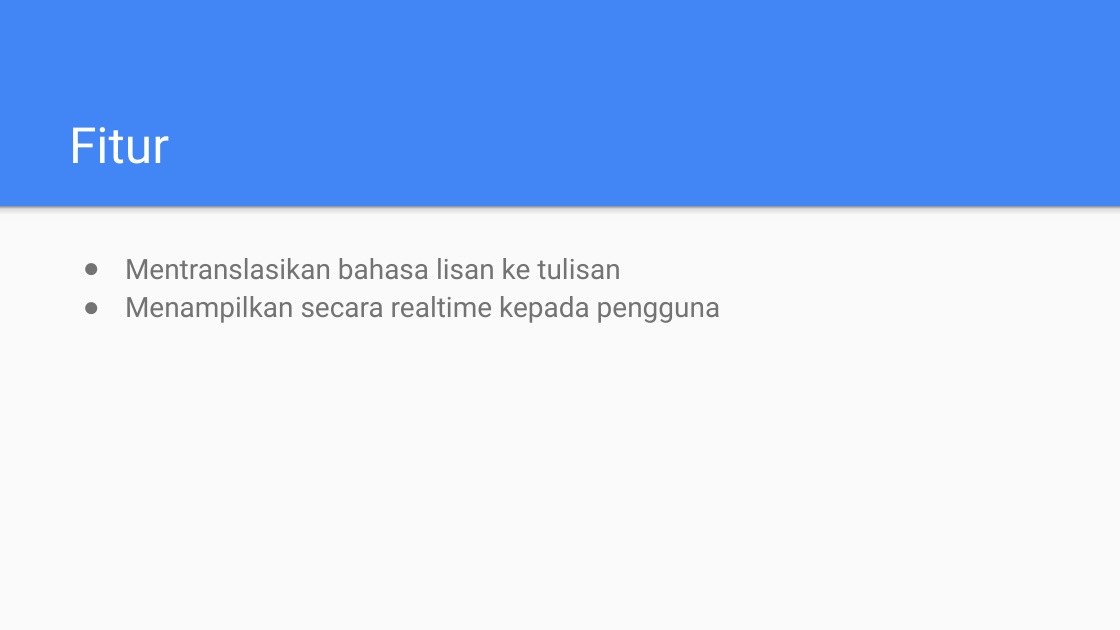
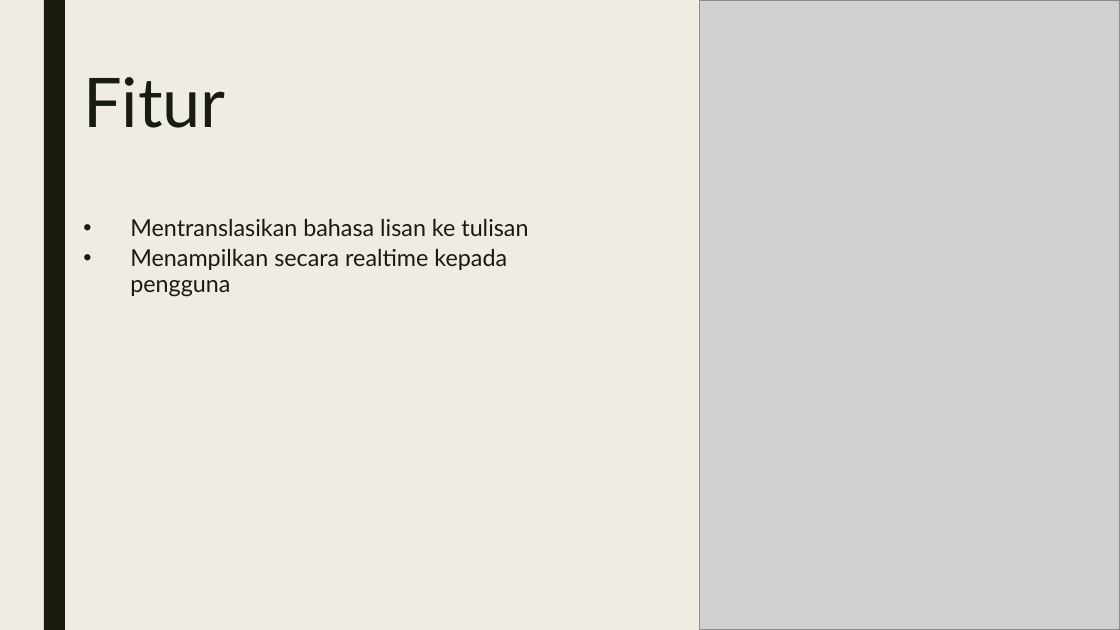
Before and after one commit to 2018-RealitasVirtualAugmentasi/tugas4-proposal-fp-ar-team-fuad, a slide deck: slide 7 of AUGMENTED REALITY.pptx. Drawn at 1120x630 pixels with LibreOffice and Linux fonts; fonts in the diff are those of the drawing; grey boxes stand for pictures. Boxes give left, top, right and bottom in pixels: in the first picture for what was removed or moved away, otherwise in the second. Text is boxed around its words. In the diff, an @@ line names an element or a change of style, - is before the commit and + after.

```diff
--- a/AUGMENTED REALITY.pptx
+++ b/AUGMENTED REALITY.pptx
@@ background #4285F4 to #EFEDE3 @@
@@ rectangle added at (44,0,65,629), fill #191B0E @@
@@ picture added at (699,0,1120,629) @@
@@ title "Fitur": place and size @@
-title "Fitur" at (69,127,169,164)
+title "Fitur" at (83,77,226,128)
@@ title "Fitur" at (83,77,226,128): size 32 to 44 pt, font Roboto to Lato, text colour #FFFFFF to #191B0E; line spacing 1 to 0.89; vertical alignment bottom to top @@
@@ rectangle removed at (0,206,1120,629) @@
@@ rectangle removed at (0,206,1120,220) @@
@@ text "Mentranslasikan bahasa lisan ke tulisan": place and size @@
-text "Mentranslasikan bahasa lisan ke tulisan" at (125,258,721,323)
+text "Mentranslasikan bahasa lisan ke tulisan" at (130,219,528,297)
@@ text "Mentranslasikan bahasa lisan ke tulisan" at (130,219,528,297): size 18 to 15 pt, font Roboto to Lato, text colour #737373 to #191B0E; bullet ● to •; line spacing 1.15 to 0.94; more space between paragraphs @@
```
Also in this commit, not shown: 7 other slides changed, 1 slide added, 1 slide removed.
